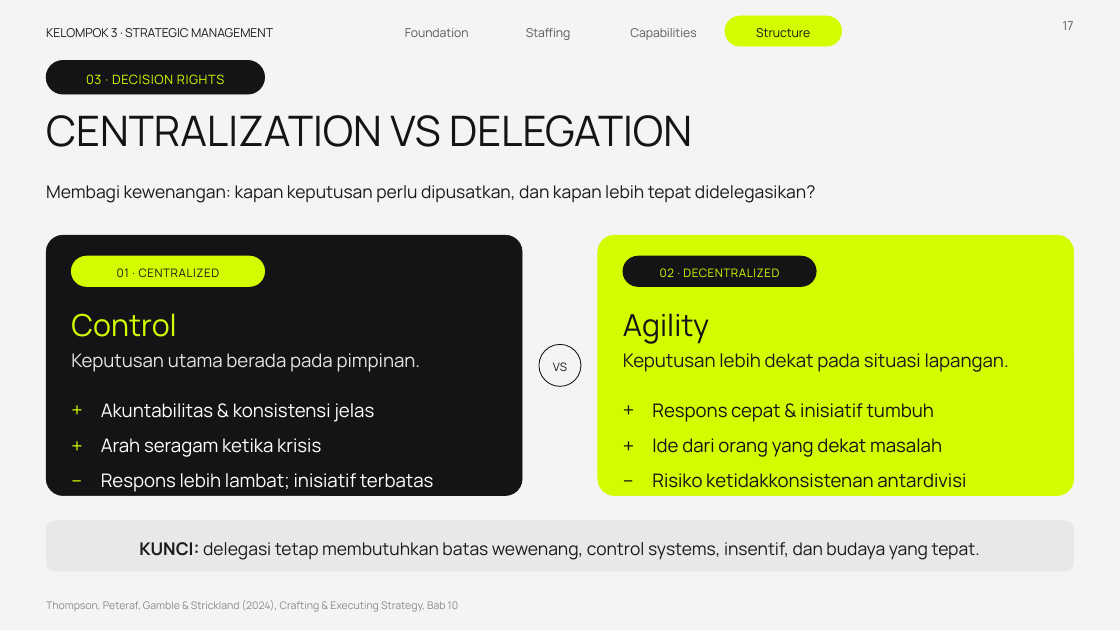
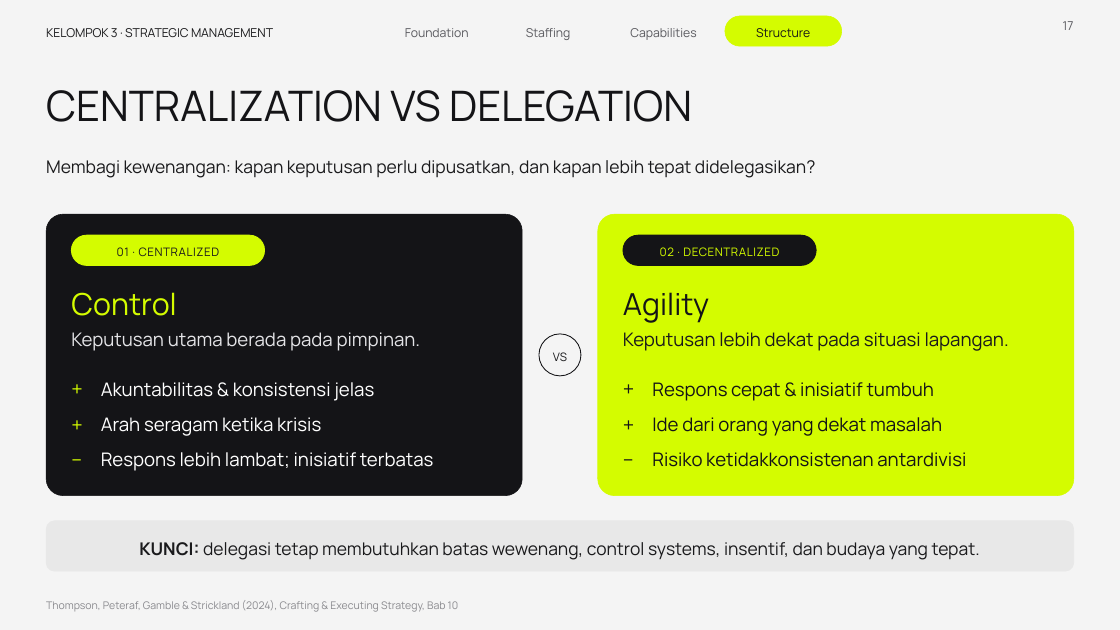
Before and after one commit to aslihabnuri/Dom-Manipulation, a slide deck: slide 17 of presentasi_ch10_kelompok3/SMJKT_Group 3_Aslih_Chapter 10 Strategy Execution.pptx. Drawn at 1120x630 pixels with LibreOffice and Linux fonts; fonts in the diff are those of the drawing. Boxes give left, top, right and bottom in pixels: in the first picture for what was removed or moved away, otherwise in the second. Text is boxed around its words. In the diff, an @@ line names an element or a change of style, - is before the commit and + after.

```diff
--- a/presentasi_ch10_kelompok3/SMJKT_Group 3_Aslih_Chapter 10 Strategy Execution.pptx
+++ b/presentasi_ch10_kelompok3/SMJKT_Group 3_Aslih_Chapter 10 Strategy Execution.pptx
@@ text "CENTRALIZATION VS DELEGATION": place and size @@
-text "CENTRALIZATION VS DELEGATION" at bbox=[46, 115, 692, 147]
+text "CENTRALIZATION VS DELEGATION" at bbox=[46, 90, 692, 122]
@@ rounded rectangle removed at bbox=[46, 60, 265, 94] @@
@@ text removed at bbox=[86, 74, 224, 84] @@
-03 · DECISION RIGHTS
@@ text "Membagi kewenangan: kapan keputusan perlu ...": place and size @@
-text "Membagi kewenangan: kapan keputusan perlu ..." at bbox=[46, 185, 815, 203]
+text "Membagi kewenangan: kapan keputusan perlu ..." at bbox=[46, 160, 815, 178]
@@ rounded rectangle: place and size @@
-rounded rectangle at bbox=[46, 235, 523, 496]
+rounded rectangle at bbox=[46, 214, 523, 496]
@@ rounded rectangle at bbox=[46, 214, 523, 496]: proportions changed @@
@@ rounded rectangle at bbox=[598, 214, 1075, 496]: proportions changed @@
@@ rounded rectangle: place and size @@
-rounded rectangle at bbox=[598, 235, 1075, 496]
+rounded rectangle at bbox=[598, 214, 1075, 496]
@@ 12 texts, 2 rounded rectangles: place and size @@
-12 texts, 2 rounded rectangles at bbox=[71, 256, 1009, 492]
+12 texts, 2 rounded rectangles at bbox=[71, 235, 1009, 471]
@@ text "VS": place and size @@
-text "VS" at bbox=[553, 362, 567, 371]
+text "VS" at bbox=[553, 352, 567, 361]
@@ ellipse: place and size @@
-ellipse at bbox=[539, 344, 581, 386]
+ellipse at bbox=[539, 334, 581, 376]
@@ text at bbox=[71, 370, 97, 403]: text changed @@
-−
++
@@ text at bbox=[623, 370, 649, 403]: text changed @@
-−
++
@@ text "+": place and size @@
-text "+" at bbox=[71, 391, 97, 424]
+text "+" at bbox=[71, 405, 97, 439]
@@ text "+": place and size @@
-text "+" at bbox=[623, 391, 649, 424]
+text "+" at bbox=[623, 405, 649, 439]
@@ text at bbox=[71, 440, 97, 474]: text changed @@
-+
+−
@@ text at bbox=[623, 440, 649, 474]: text changed @@
-+
+−
```
Also in this commit, not shown: 7 other slides changed, 1 other file.
